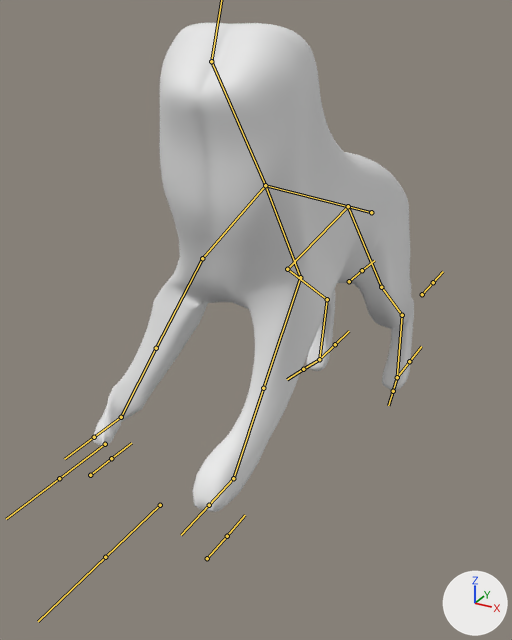
The FBX model PrototypePlayground/Assets/My Assets/Models/Netscape/NPC/Enemies/Advertisement/Body/BoidyV3.fbx: old version first, new version second.
Camera for both pictures: a camera (50 mm lens) standing at (2.82, -6.38, 4.45) and looking at (-0.36, -0.59, 1.56). The lights are fixed; the arrows at lower right show +X, +Y and +Z. Both versions are drawn at frame 40 of the action 'Armature|DoggyAttack'; the numbers are the values there. The bones that bend it are drawn over the model as lines. Materials are left out; every surface is plain grey.
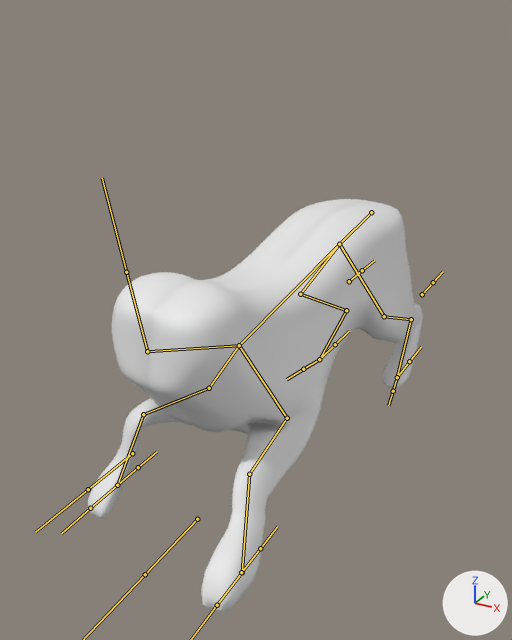
Where the change shows, as pixel boxes (x1, y1, x2, y2) in the pictures (512 x 640 px):
'Cube', posed (16% shorter): before (92, 23, 414, 512); after (88, 199, 423, 612)
bone 'Bone', root to tip: before (371, 212) to (348, 206); after (371, 212) to (339, 244)
bone 'FrontUpperLeg.L', root to tip: before (300, 277) to (263, 388); after (287, 418) to (249, 474)
bone 'FrontLowerLeg.L', root to tip: before (263, 388) to (233, 478); after (249, 474) to (242, 572)
bone 'FrontFoot.L', root to tip: before (233, 478) to (209, 505); after (242, 572) to (217, 605)
bone 'FrontUpperLeg.R', root to tip: before (202, 258) to (156, 348); after (209, 388) to (143, 414)
bone 'FrontLowerLeg.R', root to tip: before (156, 348) to (121, 417); after (143, 414) to (117, 485)
bone 'FrontFoot.R', root to tip: before (121, 417) to (94, 437); after (117, 485) to (90, 508)
bone 'BackUpperLeg.L', root to tip: before (381, 287) to (402, 315); after (384, 316) to (411, 319)
bone 'BackLowerLeg.L', root to tip: before (402, 315) to (397, 377); after (411, 319) to (397, 377)
bone 'BackUpperLeg.R', root to tip: before (287, 269) to (327, 299); after (300, 294) to (346, 310)
bone 'BackLowerLeg.R', root to tip: before (327, 299) to (319, 359); after (346, 310) to (319, 359)

What the commit changed:
Bone 'Bone' (bone_bone) turns from (-20, 0, 1) to (14, -1, 7) degrees about its own x, y and z.
Bone 'FrontUpperLeg.L' (bone_frontupperleg_l) turns from (4, 13, -5) to (96, -15, 11) degrees about its own x, y and z.
Bone 'FrontLowerLeg.L' (bone_frontlowerleg_l) turns from (-8, 0, 2) to (36, 4, -10) degrees about its own x, y and z.
Bone 'FrontFoot.L' (bone_frontfoot_l) turns from (32, 8, -13) to (48, -15, -4) degrees about its own x, y and z.
Bone 'FrontUpperLeg.R' (bone_frontupperleg_r) turns from (5, 116, -17) to (110, 7, -14) degrees about its own x, y and z.
Bone 'FrontLowerLeg.R' (bone_frontlowerleg_r) turns from (-2, 0, -1) to (61, -22, 36) degrees about its own x, y and z.
Bone 'FrontFoot.R' (bone_frontfoot_r) turns from (20, 22, -118) to (18, 15, -1) degrees about its own x, y and z.
Bone 'BackUpperLeg.L' (bone_backupperleg_l) turns from (-34, -3, 0) to (-13, -6, -2) degrees about its own x, y and z.
Bone 'BackLowerLeg.L' (bone_backlowerleg_l) turns from (13, 0, 1) to (67, -2, 4) degrees about its own x, y and z.
Bone 'BackFoot.L' (bone_backfoot_l) turns from (2, -2, 0) to (-40, 3, 3) degrees about its own x, y and z.
Bone 'BackUpperLeg.R' (bone_backupperleg_r) turns from (-34, 1, 0) to (-8, -6, 2) degrees about its own x, y and z.
Bone 'BackLowerLeg.R' (bone_backlowerleg_r) turns from (14, 0, -1) to (69, 3, -4) degrees about its own x, y and z.
Bone 'BackFoot.R' (bone_backfoot_r) turns from (1, 1, 1) to (-48, -4, 7) degrees about its own x, y and z.
